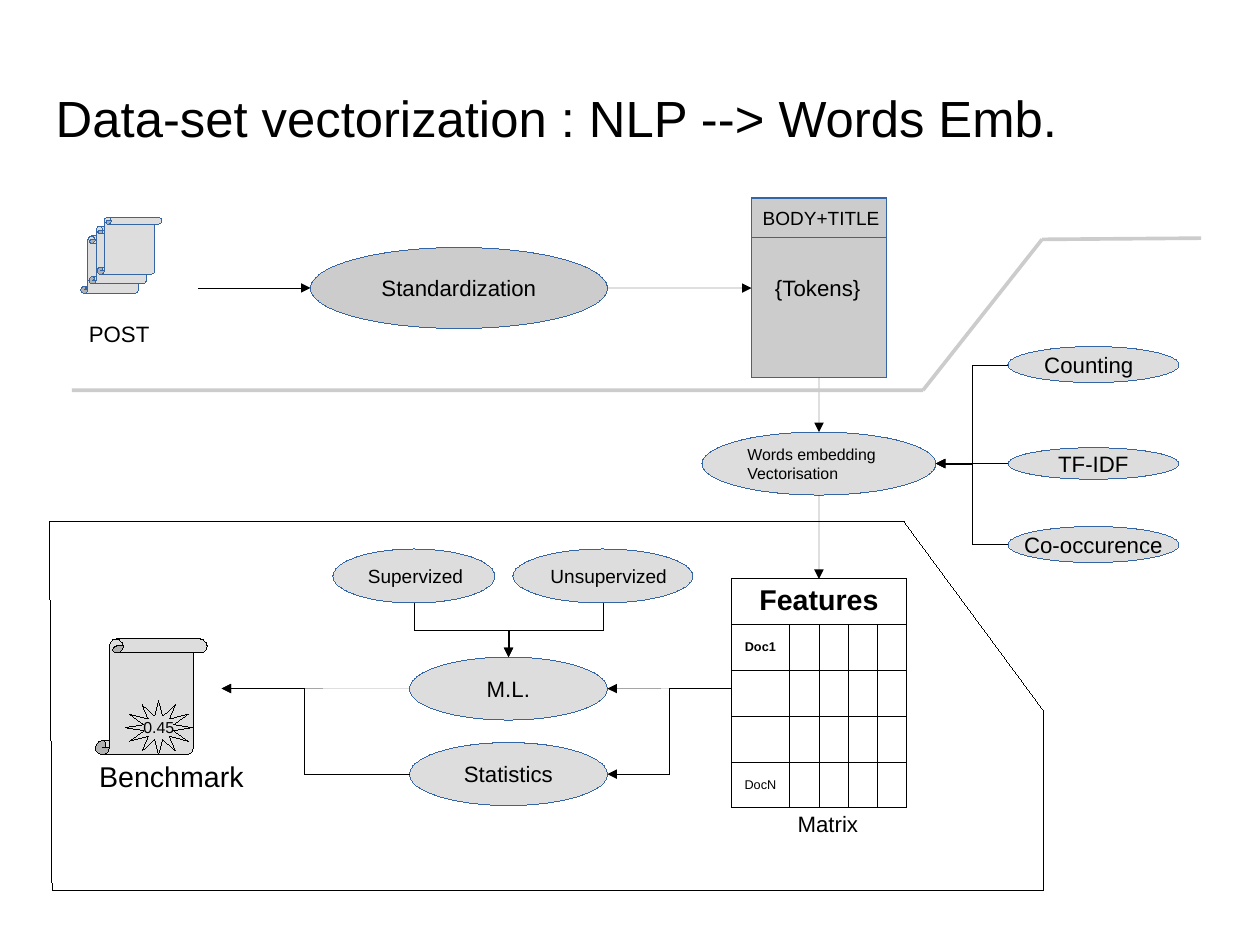
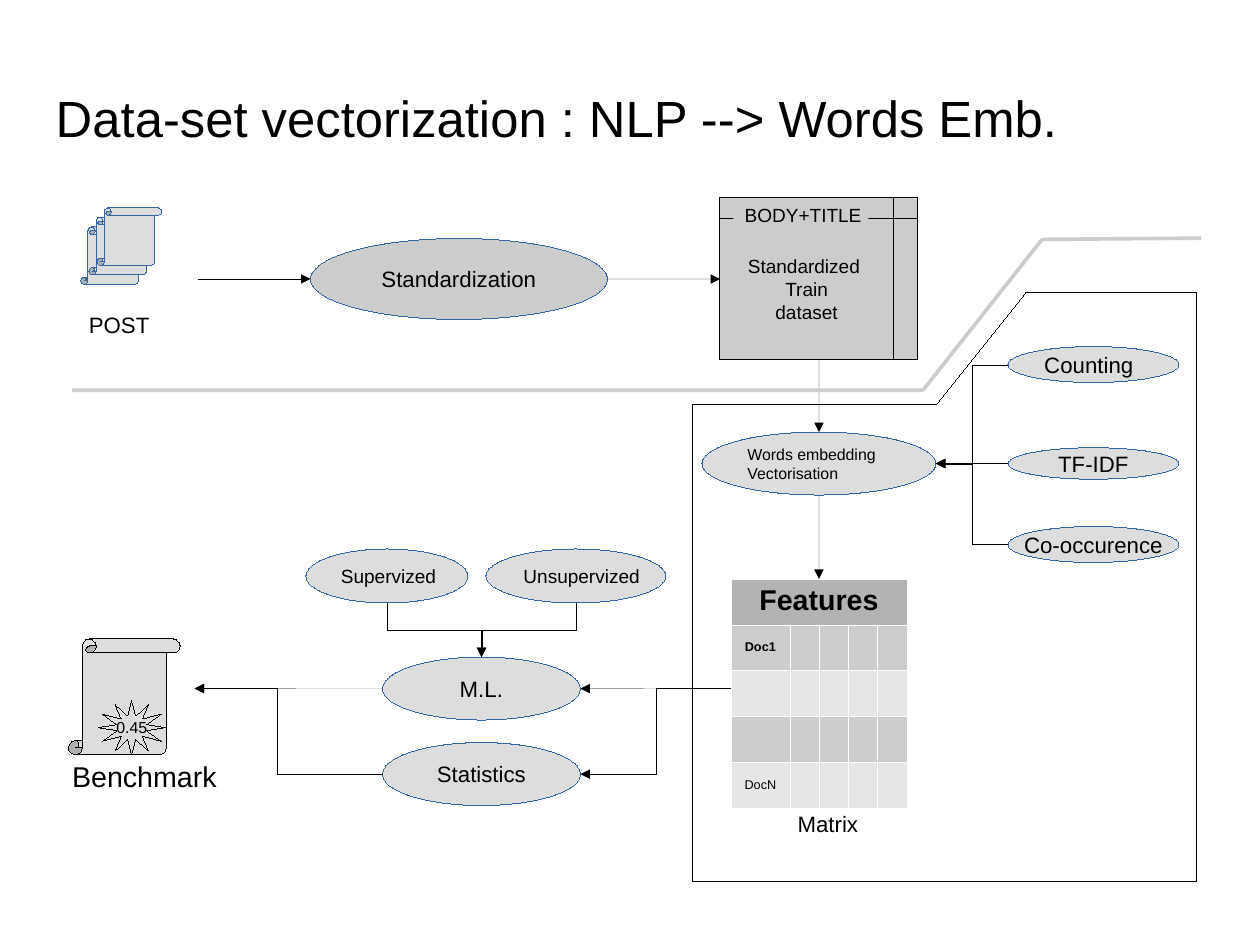
Before and after one commit to dataforcast/OC_Datascientist, a slide deck: slide 17 of P6/report/Openclassrooms_ParcoursDatascientist_P6-V1.odp. Drawn at 1260x945 pixels with LibreOffice and Linux fonts; fonts in the diff are those of the drawing; background and template pictures are left out. Boxes give left, top, right and bottom in pixels: in the first picture for what was removed or moved away, otherwise in the second. Text is boxed around its words. In the diff, an @@ line names an element or a change of style, - is before the commit and + after.

```diff
--- a/P6/report/Openclassrooms_ParcoursDatascientist_P6-V1.odp
+++ b/P6/report/Openclassrooms_ParcoursDatascientist_P6-V1.odp
@@ vertical scroll moved from (x1=81, y1=236, x2=146, y2=293) to (x1=97, y1=208, x2=162, y2=265) @@
@@ flow chart internal storage added at (x1=720, y1=198, x2=918, y2=360), fill #CCCCCC, outline #000000 0 pt, 12 pt, text #000000 @@
+Standardized
+Train
+dataset
@@ text "BODY+TITLE" moved from (x1=751, y1=198, x2=886, y2=237) to (x1=745, y1=208, x2=862, y2=222) @@
@@ text "BODY+TITLE" at (x1=745, y1=208, x2=862, y2=222): outline #3465A4 0 pt to none @@
@@ rectangle removed at (x1=751, y1=198, x2=886, y2=377) @@
-{Tokens}
@@ vertical scroll moved from (x1=89, y1=226, x2=154, y2=284) to (x1=81, y1=228, x2=146, y2=285) @@
@@ vertical scroll moved from (x1=97, y1=217, x2=162, y2=274) to (x1=89, y1=217, x2=154, y2=274) @@
@@ 1 text, 1 ellipse, 1 elbow arrow moved together from (x1=89, y1=248, x2=608, y2=343) to (x1=89, y1=239, x2=608, y2=334) @@
@@ arrow moved from (607, 288) - (752, 288) to (607, 279) - (720, 279) @@
@@ freeform shape added at (x1=693, y1=293, x2=1197, y2=883), fill #FFFFFF, outline #000000 0 pt @@
@@ arrow moved from (820, 378) - (820, 432) to (820, 360) - (820, 432) @@
@@ freeform shape removed at (x1=49, y1=523, x2=1044, y2=892) @@
@@ table at (x1=732, y1=579, x2=909, y2=797) @@
@@ fill none to #B3B3B3 in row 1, column 1 @@
@@ fill none to #CCCCCC in row 2, column 1 @@
@@ fill none to #E6E6E6 in row 5, column 1 @@
@@ borders changed @@
@@ 4 ellipses, 1 text, 1 vertical scroll, 1 elbow arrow moved together from (x1=95, y1=549, x2=693, y2=806) to (x1=69, y1=549, x2=665, y2=806) @@
@@ 2 elbow arrows, 1 freeform shape, 1 arrow moved together from (x1=126, y1=604, x2=604, y2=774) to (x1=98, y1=604, x2=576, y2=774) @@
@@ elbow arrow moved from (732, 688) - (607, 774) to (732, 688) - (581, 774) @@
@@ arrow moved from (732, 688) - (607, 688) to (732, 688) - (581, 688) @@
```
Also in this commit, not shown: 17 other slides changed, 2 slides added, 1 slide removed, 6 other files.
